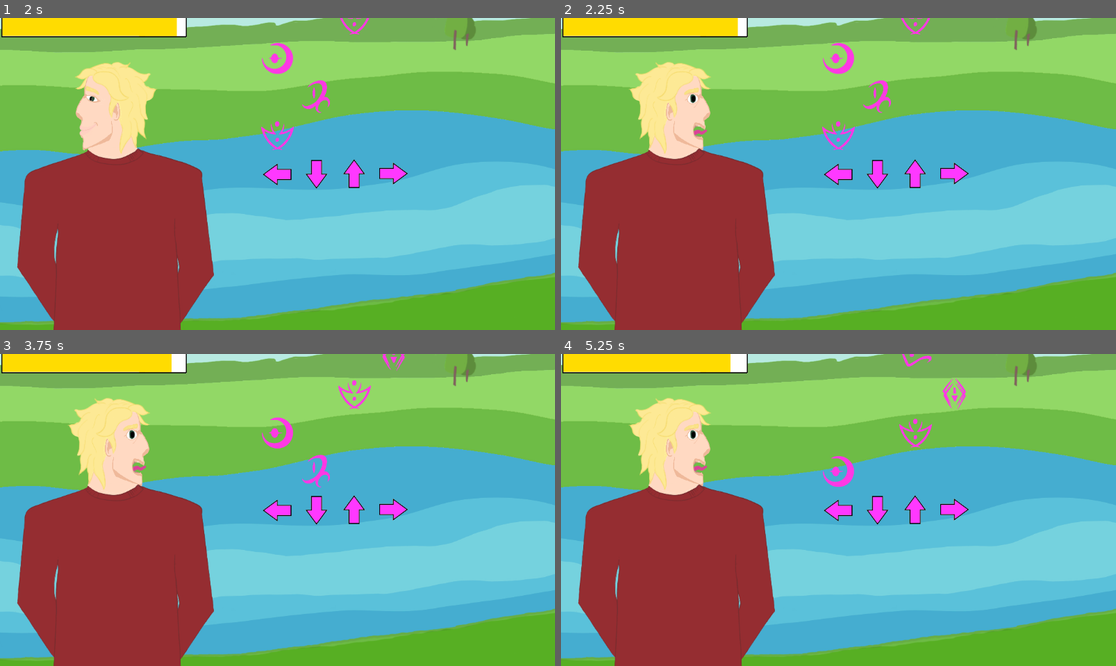
Above: before the commit, frames 1-4 (two rows, left to right).
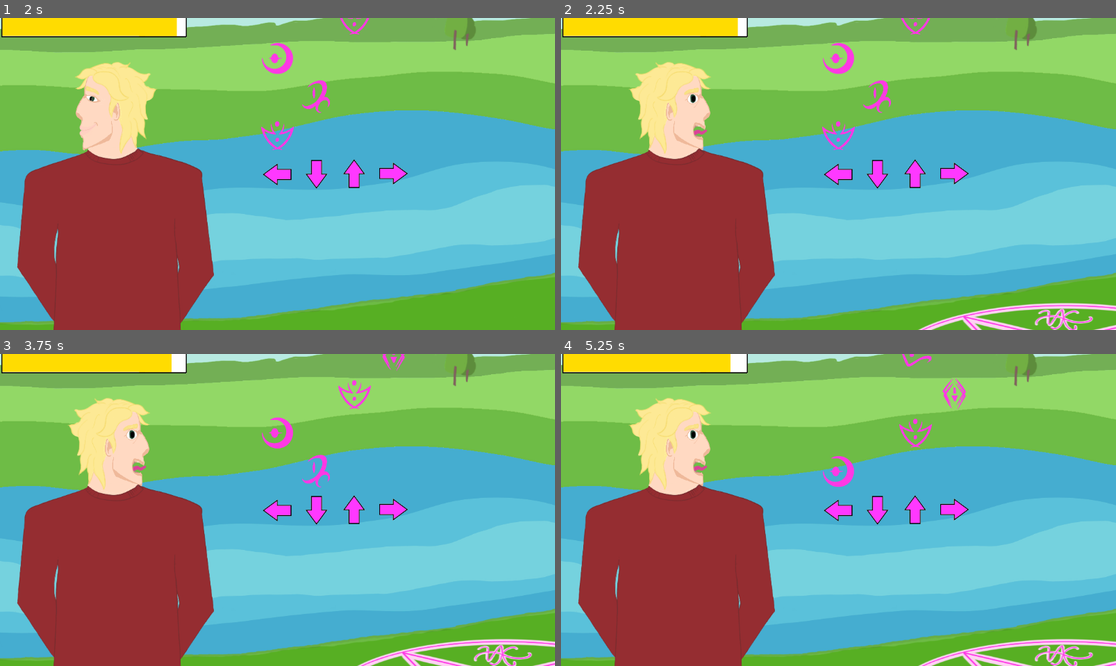
Above: after the commit, the same moments.

Repository: ljweeks/LD55
Game: Godot game, scene res://title.tscn
The game is run twice, just before and just after one commit, with the same random seed, the same clock (stepped at 60 frames per second) and the same inputs. The engine's default icon, where the game draws it, is replaced by a stand-in: a white triangle on a blue panel in a dark square.
Inputs:
- Up to frame 1 (2 s): tap Space (look) at 0.5, 1.35 s; hold Right (right) 0.53-1.28 s; hold Space (look) 0.53-1.28 s; hold Down (down) from 1.28 s (still down)
- Up to frame 2 (2.25 s): tap Enter at 2 s; release Down (down) at 2.03 s; hold Right (right) from 2.03 s (still down); hold Space (look) from 2.03 s (still down)
- Up to frame 3 (3.75 s): release Right (right) at 2.78 s; release Space (look) at 2.78 s; hold Up (up) 2.78-3.53 s; tap Space (look) at 2.85 s; tap Enter at 3.5 s; hold Left (left) from 3.53 s (still down); hold Space (look) from 3.53 s (still down)
- Up to frame 4 (5.25 s): release Space (look) at 4.28 s; tap Space (look) at 4.35 s; release Left (left) at 5.03 s; hold Down (down) from 5.03 s (still down); hold Space (look) from 5.03 s (still down)

Frame 1 is identical in both runs. In frame 2, 1.3% of the frame differs, in the area x 64-100%, y 91-100%; in frame 3, 1.3%; in frame 4, 1.3%.

Commit message:
added summoning circle

Diff:
--- a/main.gd
+++ b/main.gd
@@ -91,11 +91,13 @@
 		$girl/hearts.emitting = false
 	if Input.is_action_just_pressed("look"):
 		$guy.set_texture(guy_right)
+		$circle.visible = true
 		guy_state = "away"
 		#swap guy sprite
 	if Input.is_action_just_released("look"):
 		guy_state = "look"
 		$guy.set_texture(guy_left)
+		$circle.visible = false
 
 	#guy look fill
 	if guy_state == "away" and tick < 0:
--- a/main.tscn
+++ b/main.tscn
@@ -11,6 +11,7 @@
 [ext_resource type="Texture2D" uid="uid://c0vxmqjtblbup" path="res://assets/people and bench.png" id="9_ng34m"]
 [ext_resource type="Texture2D" uid="uid://vdtxwfwitfh3" path="res://assets/love_bar.png" id="10_cf3c8"]
 [ext_resource type="Texture2D" uid="uid://cscv8jkf58eee" path="res://assets/confidence_bar.png" id="11_fummb"]
+[ext_resource type="Texture2D" uid="uid://dwl6x76mts1rv" path="res://assets/summoncircle.png" id="12_g4k5c"]
 
 [sub_resource type="Curve" id="Curve_jav6t"]
 _data = [Vector2(0, 0.768421), 0.0, 0.0, 0, 0, Vector2(0.637363, 0.778947), 0.0, 0.0, 0, 0, Vector2(0.868132, 0.505263), 0.0, 0.0, 0, 0]
@@ -107,3 +108,8 @@
 
 [node name="AudioStreamPlayer" type="AudioStreamPlayer" parent="."]
 autoplay = true
+
+[node name="circle" type="Sprite2D" parent="."]
+position = Vector2(480, 380)
+scale = Vector2(1.5, 1)
+texture = ExtResource("12_g4k5c")
--- a/project.godot
+++ b/project.godot
@@ -26,7 +26,7 @@
 up={
 "deadzone": 0.5,
 "events": [Object(InputEventKey,"resource_local_to_scene":false,"resource_name":"","device":-1,"window_id":0,"alt_press …(182 unchanged characters)…
-, Object(InputEventKey,"resource_local_to_scene":false,"resource_name":"","device":-1,"window_id":0,"alt_pressed":false,"shift_pressed":false,"ctrl_pressed":false,"meta_pressed":false,"pressed":false,"keycode":0,"physical_keycode":68,"key_label":0,"unicode":100,"echo":false,"script":null)
+, Object(InputEventKey,"resource_local_to_scene":false,"resource_name":"","device":-1,"window_id":0,"alt_pressed":false,"shift_pressed":false,"ctrl_pressed":false,"meta_pressed":false,"pressed":false,"keycode":0,"physical_keycode":87,"key_label":0,"unicode":119,"echo":false,"script":null)
 ]
 }
 down={
Binary file added: assets/summoncircle.png
Not shown, added: assets/summoncircle.png.import
Not shown: 1 places in main.tscn that only renumber resources
